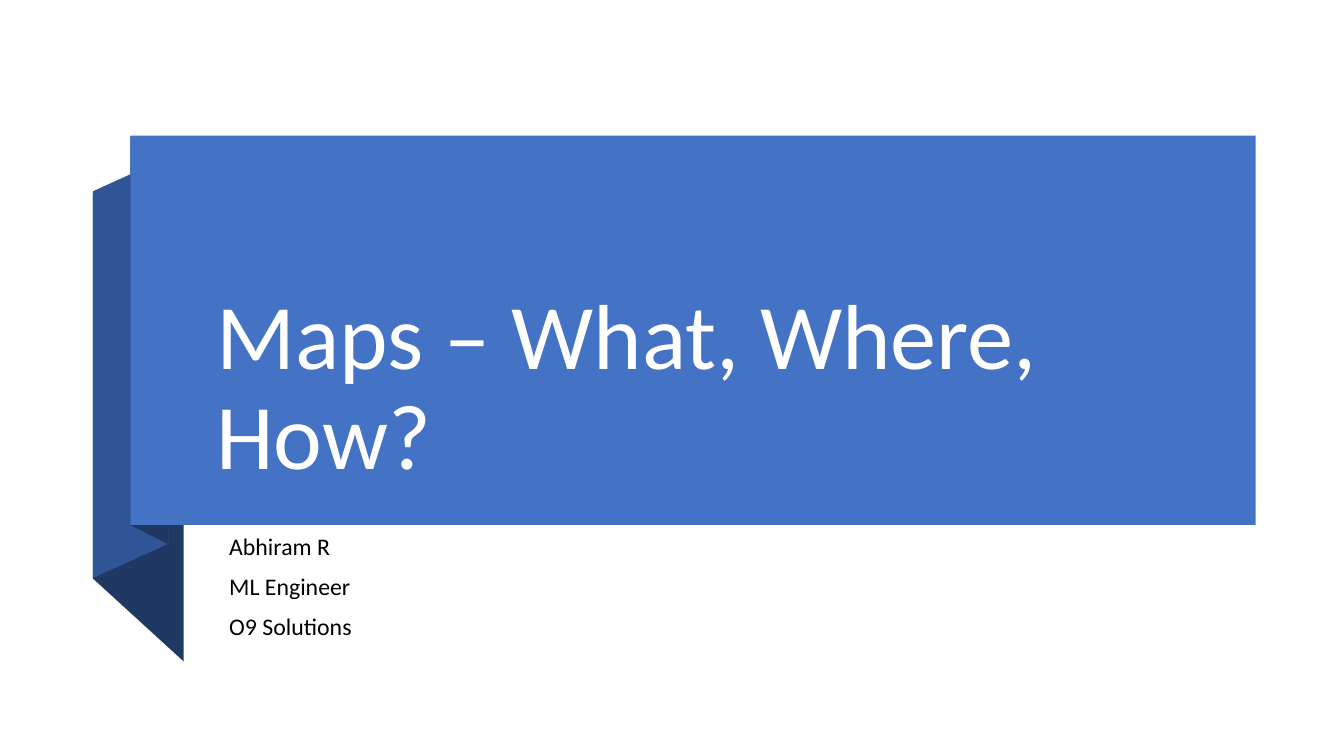
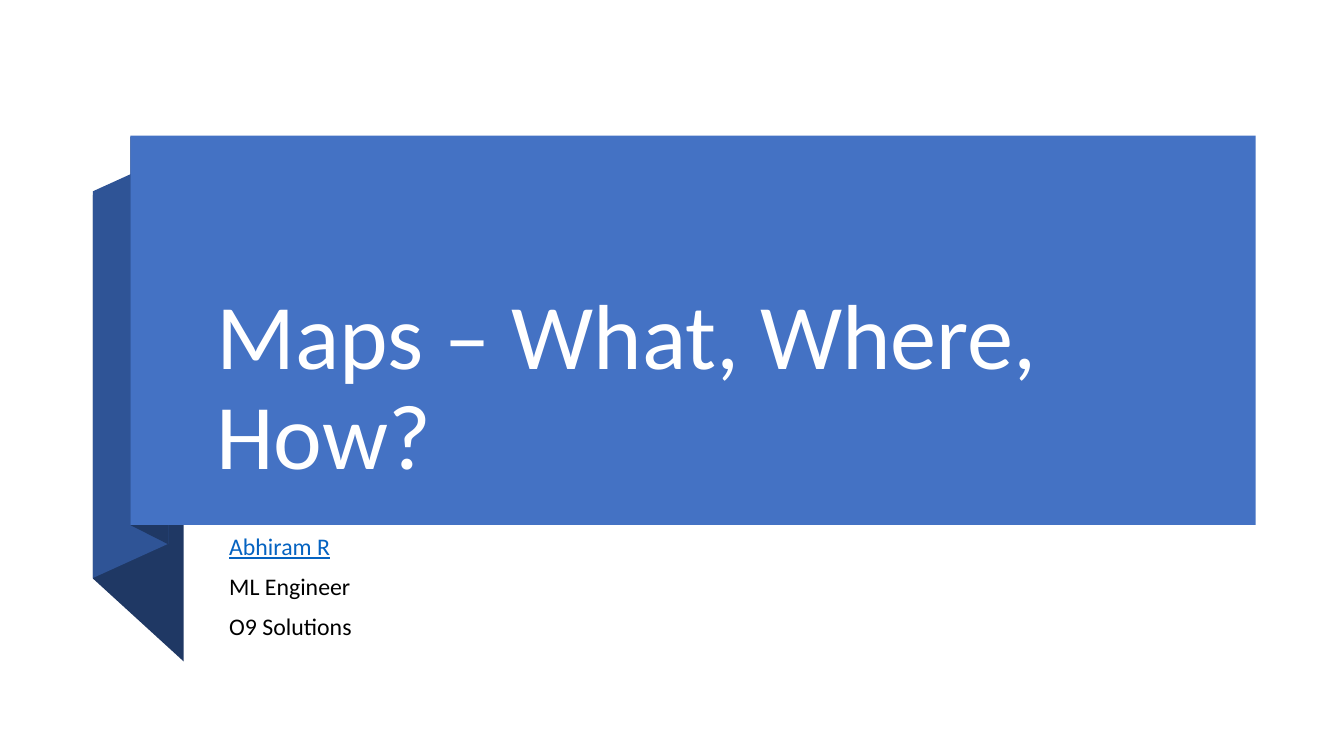
Before and after one commit to abhiramr/Talks_Resources, a slide deck: slide 1 of Bangpypers_Feb_27_2021/Maps – What, Where, How.pptx. Drawn at 1344x756 pixels with LibreOffice and Linux fonts; fonts in the diff are those of the drawing. Boxes give left, top, right and bottom in pixels: in the first picture for what was removed or moved away, otherwise in the second. Text is boxed around its words. In the diff, an @@ line names an element or a change of style, - is before the commit and + after.

Commit message:
Added Maps Notebook

```diff
--- a/Bangpypers_Feb_27_2021/Maps – What, Where, How.pptx
+++ b/Bangpypers_Feb_27_2021/Maps – What, Where, How.pptx
@@ subtitle at [229, 538, 330, 559]: text colour #000000 to #0563C1, underline on in "Abhiram R"; less space between paragraphs @@
```
Also in this commit, not shown: 6 other slides changed, 1 other file.
